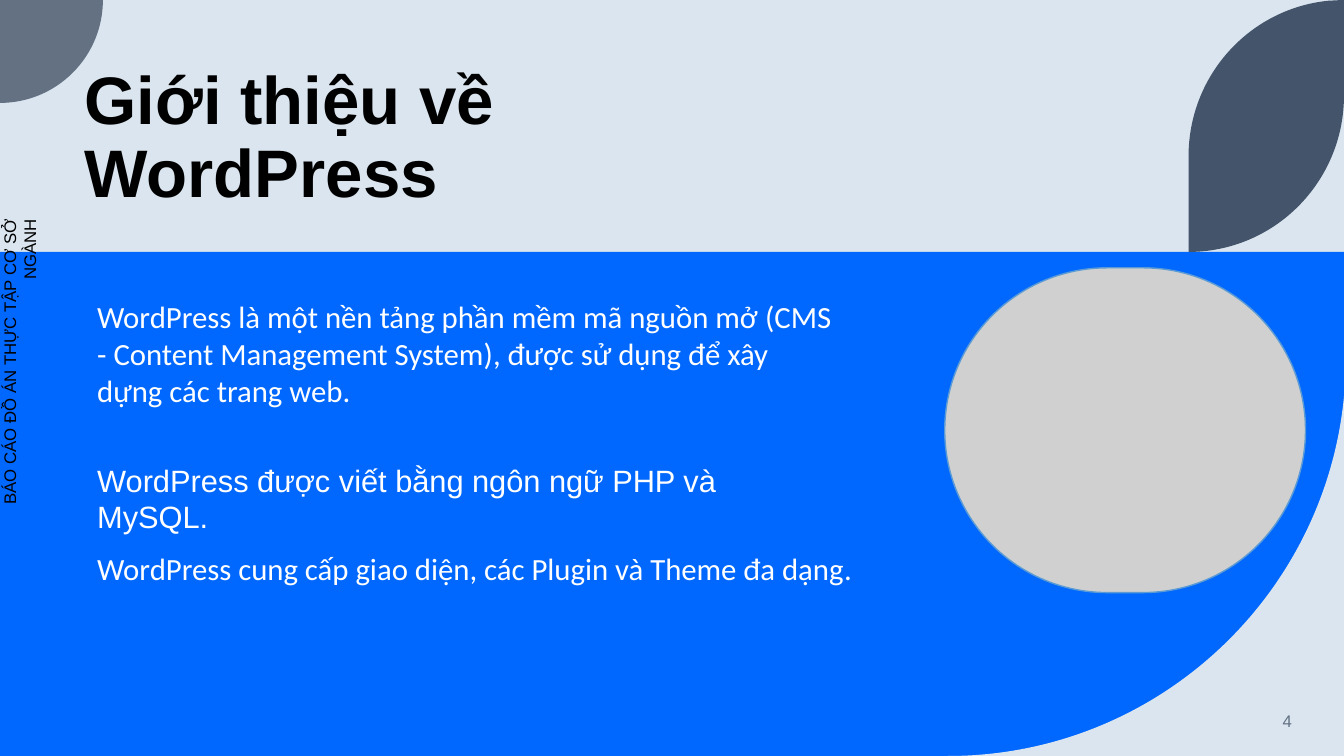
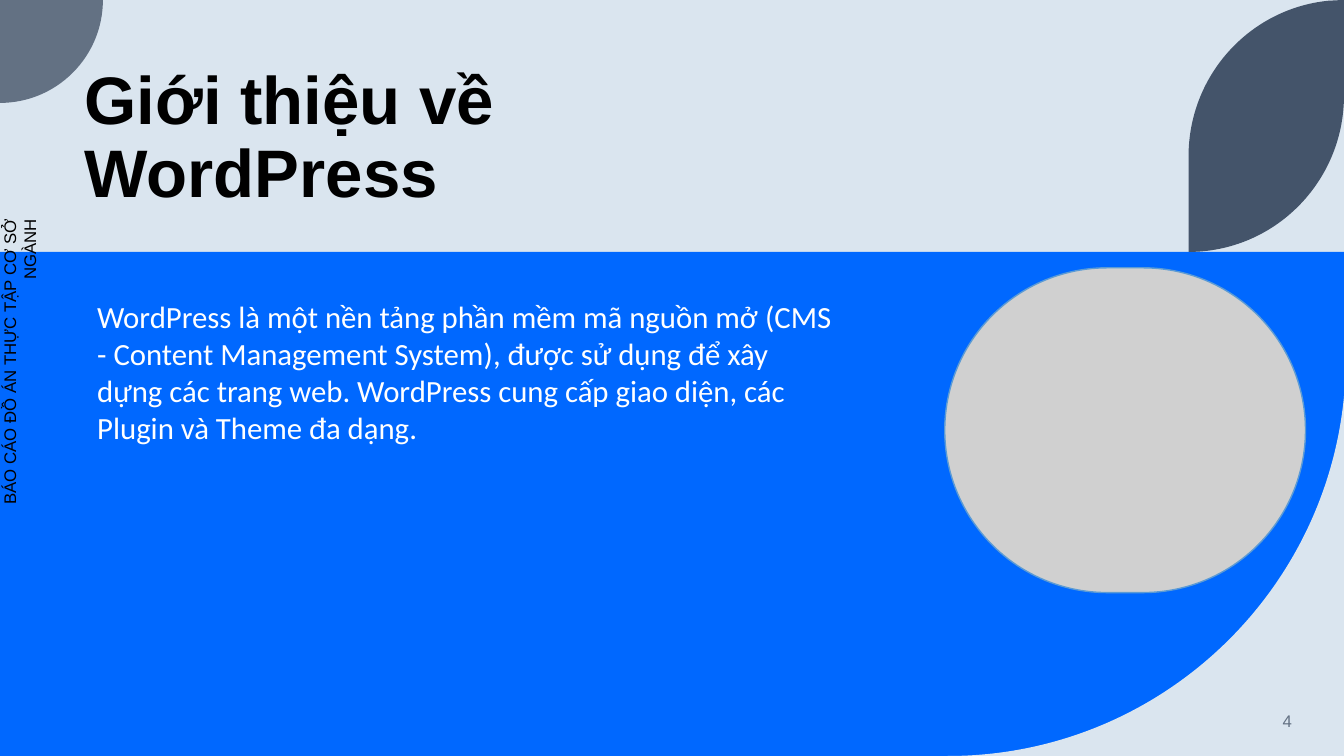
Before and after one commit to TrangThanhHieu/csn-da21ttb-trangthanhhieu-timhieuvathietkewebminhhoa-wordpress, a slide deck: slide 4 of thesis/csn-da21ttb-TrangThanhHieu.pptx. Drawn at 1344x756 pixels with LibreOffice and Linux fonts; fonts in the diff are those of the drawing; grey boxes stand for pictures. Boxes give left, top, right and bottom in pixels: in the first picture for what was removed or moved away, otherwise in the second. Text is boxed around its words. In the diff, an @@ line names an element or a change of style, - is before the commit and + after.

```diff
--- a/thesis/csn-da21ttb-TrangThanhHieu.pptx
+++ b/thesis/csn-da21ttb-TrangThanhHieu.pptx
@@ text at [97,305,831,445]: text changed @@
-WordPress là một nền tảng phần mềm mã nguồn mở (CMS - Content Management System), được sử dụng để xây dựng các trang web.
+WordPress là một nền tảng phần mềm mã nguồn mở (CMS - Content Management System), được sử dụng để xây dựng các trang web. WordPress cung cấp giao diện, các Plugin và Theme đa dạng.
@@ text removed at [97,467,715,534] @@
-WordPress được viết bằng ngôn ngữ PHP và MySQL.
@@ text removed at [97,557,852,586] @@
-WordPress cung cấp giao diện, các Plugin và Theme đa dạng.
```
Also in this commit, not shown: 7 other slides changed, 3 slides added, 1 slide removed, 1 other file.
